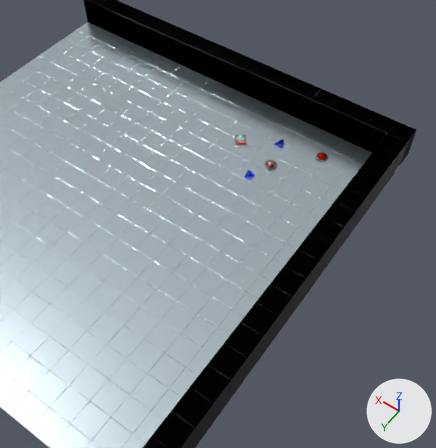
The Blender file assets/blends/ui/StartScreen.blend, before and after one commit.
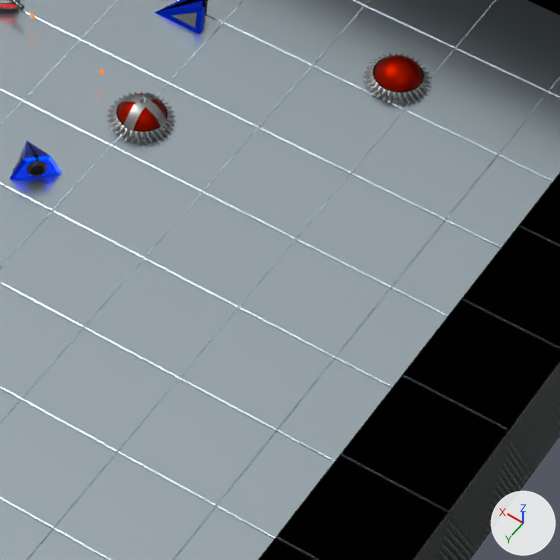
Old and new are each drawn whole from a 50 mm camera at (-9.7, 110.8, 83.3) aimed at (30.1, 55.0, -4.4) and again close up on the part from 56% to 81% of the width and 32% to 57% of the height. The lights are fixed; the arrows at lower right show +X, +Y and +Z.

In view in the first close-up: 'Dart', 'Dart.001', 'Sphere', 'Sphere.001', 'Sphere.002', 'UpperSpikes', 'UpperSpikes.001', 'floor_tile_00_basic', 'floor_tile_00_wall.001'.
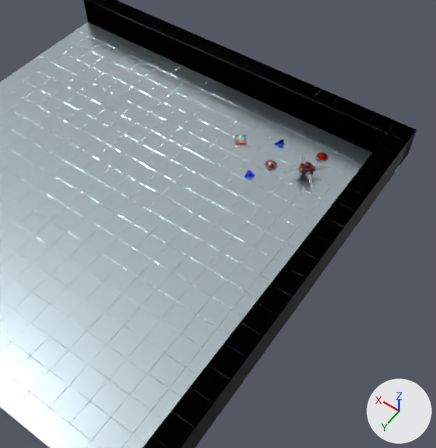
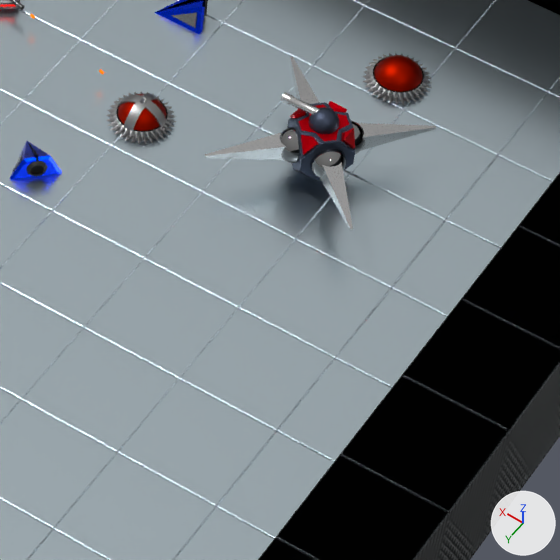
Scene script edits in JSON lines:
```json
{"op": "add", "block": "mat_body_001", "code": ["mat_body_001 = principled_material('Body.001')", "mat_body_001.base_color = (0.0626, 0.077, 0.117)  # dark blue #474e60", "mat_body_001.metallic = 1.0"]}
{"op": "add", "block": "mat_leg_001", "code": ["mat_leg_001 = principled_material('Leg.001')", "mat_leg_001.base_color = (0.602, 0.602, 0.602)  # light grey #cccccc", "mat_leg_001.metallic = 1.0", "mat_leg_001.roughness = 0.254"]}
{"op": "add", "block": "mat_body_accent", "code": ["mat_body_accent = principled_material('Body_accent')", "mat_body_accent.base_color = (0.536, 0.0, 0.00588)  # red #c10012", "mat_body_accent.metallic = 1.0", "mat_body_accent.roughness = 0.483"]}
{"op": "add", "block": "mat_body", "code": ["mat_body = principled_material('Body')", "mat_body.base_color = (0.0626, 0.077, 0.117)  # dark blue #474e60", "mat_body.metallic = 1.0"]}
{"op": "add", "block": "mat_joint", "code": ["mat_joint = principled_material('Joint')", "mat_joint.base_color = (0.299, 0.299, 0.299)  # grey #959595", "mat_joint.metallic = 1.0", "mat_joint.roughness = 0.0"]}
{"op": "add", "block": "mat_leg", "code": ["mat_leg = principled_material('Leg')", "mat_leg.base_color = (0.602, 0.602, 0.602)  # light grey #cccccc", "mat_leg.metallic = 1.0", "mat_leg.roughness = 0.254"]}
{"op": "add", "block": "me_sphere_001", "code": ["me_sphere_001 = bpy.data.meshes.new('Sphere.001')", "me_sphere_001.from_pydata(...)  # 513 vertices, 482 faces; spans x -1.0..2.48, y -2.49..1.0, z 0.0..1.0", "me_sphere_001.polygons.foreach_set('use_smooth', [True] * 482)", "# faces by material slot: [256, 226]", "me_sphere_001.materials.append(mat_body_001)  # dark blue #474e60", "me_sphere_001.materials.append(mat_leg_001)  # light grey #cccccc"]}
{"op": "add", "block": "me_cube_007", "code": ["me_cube_007 = bpy.data.meshes.new('Cube.007')", "me_cube_007.from_pydata(...)  # 1170 vertices, 1140 faces; spans x -3.12..3.12, y -3.12..3.12, z 0.0..2.05", "# faces by material slot: [40, 1024, 52, 24]", "me_cube_007.materials.append(mat_body)  # dark blue #474e60", "me_cube_007.materials.append(mat_joint)  # grey #959595", "me_cube_007.materials.append(mat_leg)  # light grey #cccccc", "me_cube_007.materials.append(mat_body_accent)  # red #c10012"]}
{"op": "add", "block": "ob_turret", "code": ["ob_turret = bpy.data.objects.new('Turret', me_sphere_001)", "ob_turret.location = (21.5, 39.04, 2.6)", "ob_turret.rotation_euler = (0.0, 0.0, 0.736)  # degrees (0, 0, 42)", "ob_turret.scale = (0.564, 0.564, 0.564)"]}
{"op": "add", "block": "ob_crawler", "code": ["ob_crawler = bpy.data.objects.new('Crawler', me_cube_007)", "ob_crawler.location = (21.5, 39.04, 0.6)", "ob_crawler.rotation_euler = (0.0, 0.0, 1.571)  # degrees (0, 0, 90)"]}
```

Where the change shows, as pixel boxes [x1, y1, x2, y2] in the close-ups (560 x 560 px):
```json
{"object": "Crawler", "change": "added", "after": [205, 57, 436, 231], "faces in mat_leg (light grey #cccccc)": [205, 57, 436, 231], "faces in mat_joint (grey #959595)": [280, 121, 365, 178], "faces in mat_body (dark blue #474e60)": [287, 102, 355, 181], "faces in mat_body_accent (red #c10012)": [290, 101, 355, 155]}
{"object": "Turret", "change": "added", "after": [281, 92, 339, 134], "faces in mat_body_001 (dark blue #474e60)": [308, 107, 339, 134], "faces in mat_leg_001 (light grey #cccccc)": [281, 92, 320, 115]}
```
